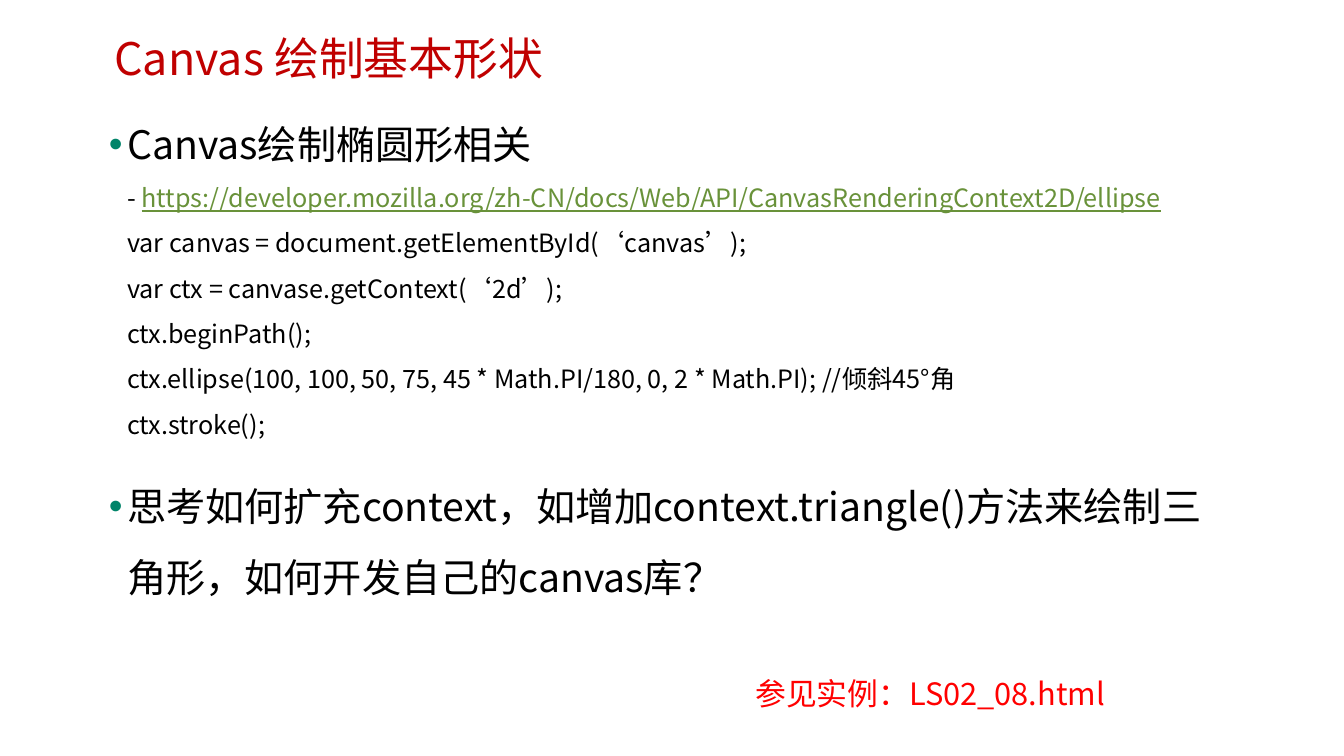
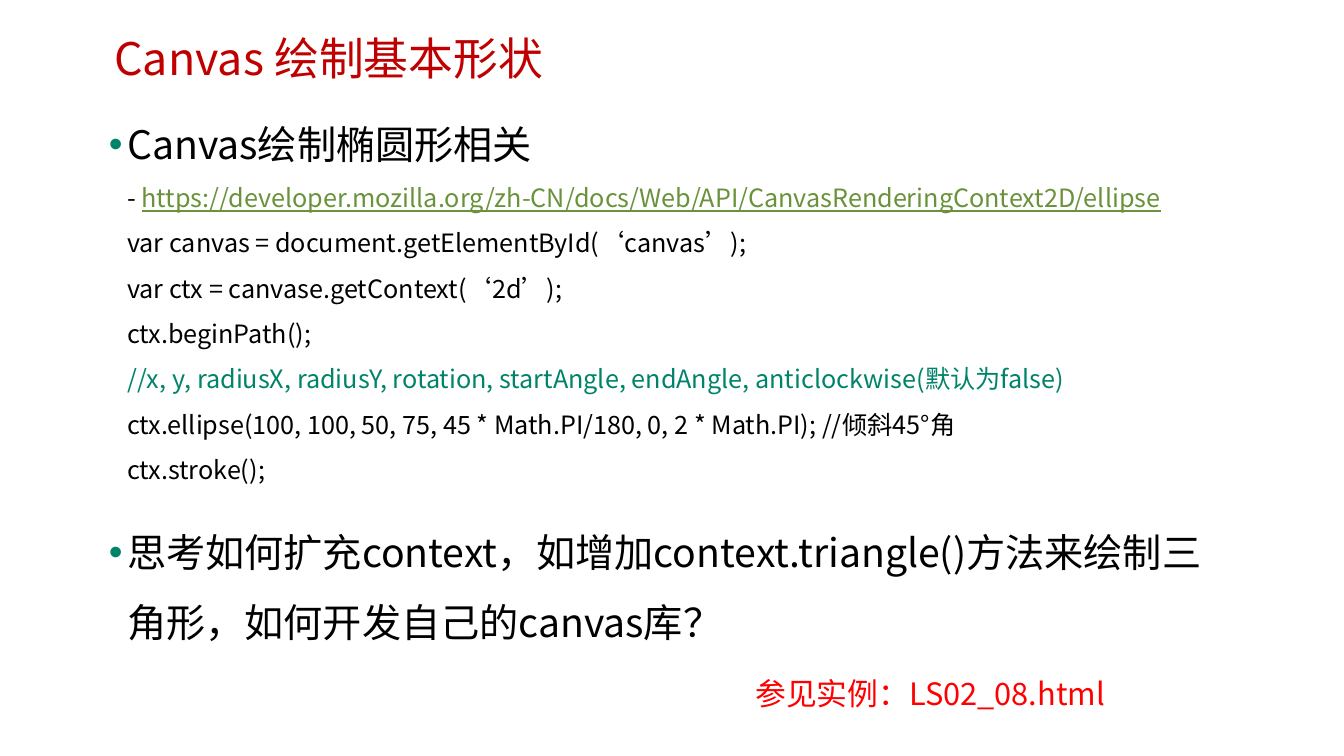
Before and after one commit to edu2act/course-H5-Animation-and-Game-Development, a slide deck: slide 19 of 课程PPT/（02）H5 Canvas图形绘制.pptx. Drawn at 1344x756 pixels with LibreOffice and Linux fonts; fonts in the diff are those of the drawing; background and template pictures are left out. Boxes give left, top, right and bottom in pixels: in the first picture for what was removed or moved away, otherwise in the second. Text is boxed around its words. In the diff, an @@ line names an element or a change of style, - is before the commit and + after.

```diff
--- a/课程PPT/（02）H5 Canvas图形绘制.pptx
+++ b/课程PPT/（02）H5 Canvas图形绘制.pptx
@@ text at (x1=127, y1=126, x2=1161, y2=484): text changed @@
-• Canvas绘制椭圆形相关
-  - https://developer.mozilla.org/zh-CN/docs/Web/API/CanvasRenderingContext2D/ellipse
-  var canvas = document.getElementById(‘canvas’);
-  var ctx = canvase.getContext(‘2d’);
-  ctx.beginPath();
-  ctx.ellipse(100, 100, 50, 75, 45 * Math.PI/180, 0, 2 * Math.PI); //倾斜45°角
-  ctx.stroke();
+• Canvas绘制椭圆形相关
+  - https://developer.mozilla.org/zh-CN/docs/Web/API/CanvasRenderingContext2D/ellipse
+  var canvas = document.getElementById(‘canvas’);
+  var ctx = canvase.getContext(‘2d’);
+  ctx.beginPath();
+  //x, y, radiusX, radiusY, rotation, startAngle, endAngle, anticlockwise(默认为false)
+  ctx.ellipse(100, 100, 50, 75, 45 * Math.PI/180, 0, 2 * Math.PI); //倾斜45°角
+  ctx.stroke();
```
Also in this commit, not shown: 3 other slides changed, 10 other files.
